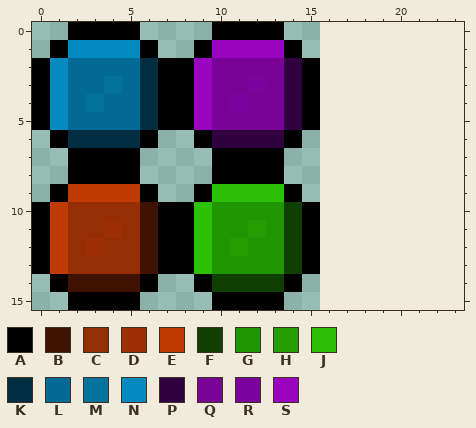
A pixel-art sprite gets an edit: modules/test/test/textures/ui/box_animated.png. The first picture shows the starting point.
The file is 16x16 pixels. The old version is drawn lined up with the new one, on the new canvas.
Palette (. is transparent): A #000000  B #401201  C #962e03  D #9e2e03  E #c13b04  F #0f4001  G #219603  H #259e03  J #2bc104  K #012e40  L #036a96  M #03729e  N #0489c1  P #320140  Q #780396  R #7c039e  S #9a04c1
Pixels before, first column x 0:
 0 ..AAAA....AAAA..
 1 .ANNNNA..ASSSSA.
 2 ANLLLLKAASQQQQPA
 3 ANLLMLKAASQQRQPA
 4 ANLMLLKAASQRQQPA
 5 ANLLLLKAASQQQQPA
 6 .AKKKKA..APPPPA.
 7 ..AAAA....AAAA..
 8 ..AAAA....AAAA..
 9 .AEEEEA..AJJJJA.
10 AECCCCBAAJGGGGFA
11 AECCDCBAAJGGHGFA
12 AECDCCBAAJGHGGFA
13 AECCCCBAAJGGGGFA
14 .ABBBBA..AFFFFA.
15 ..AAAA....AAAA..
After:
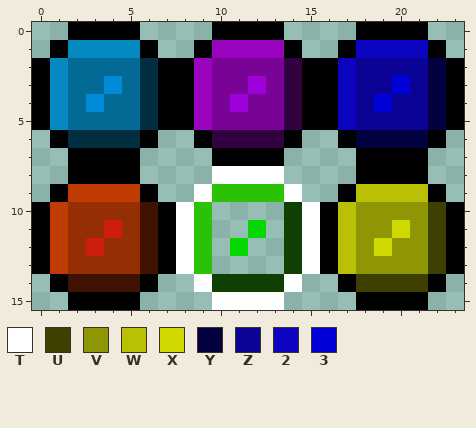
Colours new in this view: T #ffffff  U #3e4001  V #8f9603  W #b9c104  X #cfd800  Y #030140  Z #0a0396  2 #0c04c1  3 #0000d8
The commit says: Animated textures for atlases Took 3 hours 51 minutes
Changes in this commit:
canvas 16x16 -> 24x16
colour D: #9e2e03 -> #cd1d0b
colour H: #259e03 -> #04d800
colour M: #03729e -> #008bd8
colour R: #7c039e -> #9d00d8
Changed rows in their new state; - is a pixel that keeps its letter.
first column x 8:
 0 ----------AAAA--
 1 ---------A2222A-
 2 --------A2ZZZZYA
 3 --------A2ZZ3ZYA
 4 --------A2Z3ZZYA
 5 --------A2ZZZZYA
 6 ---------AYYYYA-
 7 ----------AAAA--
 8 --TTTT----AAAA--
 9 -T----T--AWWWWA-
10 T-....-TAWVVVVUA
11 T-..-.-TAWVVXVUA
12 T-.-..-TAWVXVVUA
13 T-....-TAWVVVVUA
14 -T----T--AUUUUA-
15 --TTTT----AAAA--
